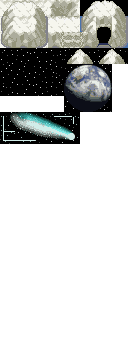
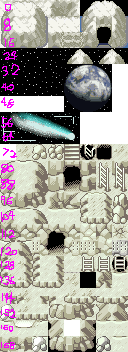
Two versions of the same layered image (128px x 352px). Layer-by-layer changes:
added layer "nums" above "top" over [0, 4, 64, 352]
painted on "middle" over [0, 4, 128, 352]
painted on "bottom" over [0, 4, 128, 352]
